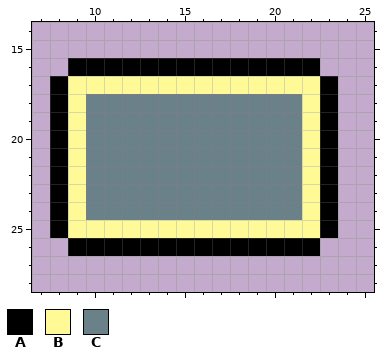
Pixel-art file -- Assets/Arts/GameUI/BorderAndButton/Inventory/TagButton.aseprite. Above, as it was before the edit.
32x32 pixels, 1 frame. Shown: x 7..25, y 14..28.
Palette (. is transparent): A #000000  B #fffa96  C #6b8189
Once edited:
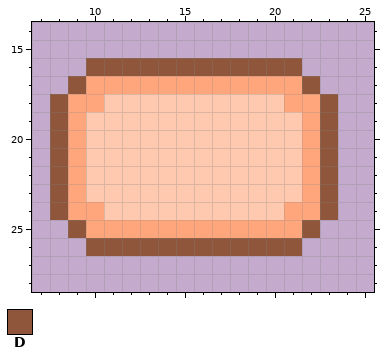
Colours new in this view: D #8f563b
Edits made:
Colour B changes from #fffa96 to #ffa67c.
Colour C changes from #6b8189 to #ffc9af.
Colour B replaces colour C in row 18 at x 10 and 21; in row 24 at x 10 and 21.
Colour D replaces colour A in row 16 at x 10 to 21; in rows 18 to 24 at x 8 and 23; in row 26 at x 10 to 21.
Colour D replaces colour B in row 17 at x 9 and 22; in row 25 at x 9 and 22.
The author cleared colour A in row 16 at x 9 and 22; in row 17 at x 8 and 23; in row 25 at x 8 and 23; in row 26 at x 9 and 22.
